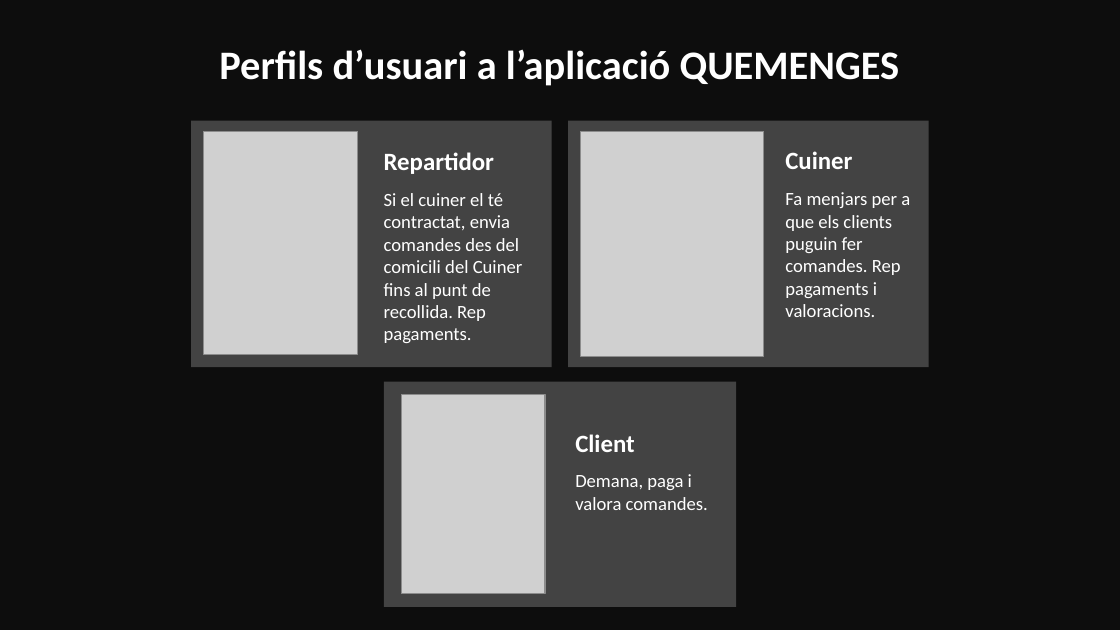
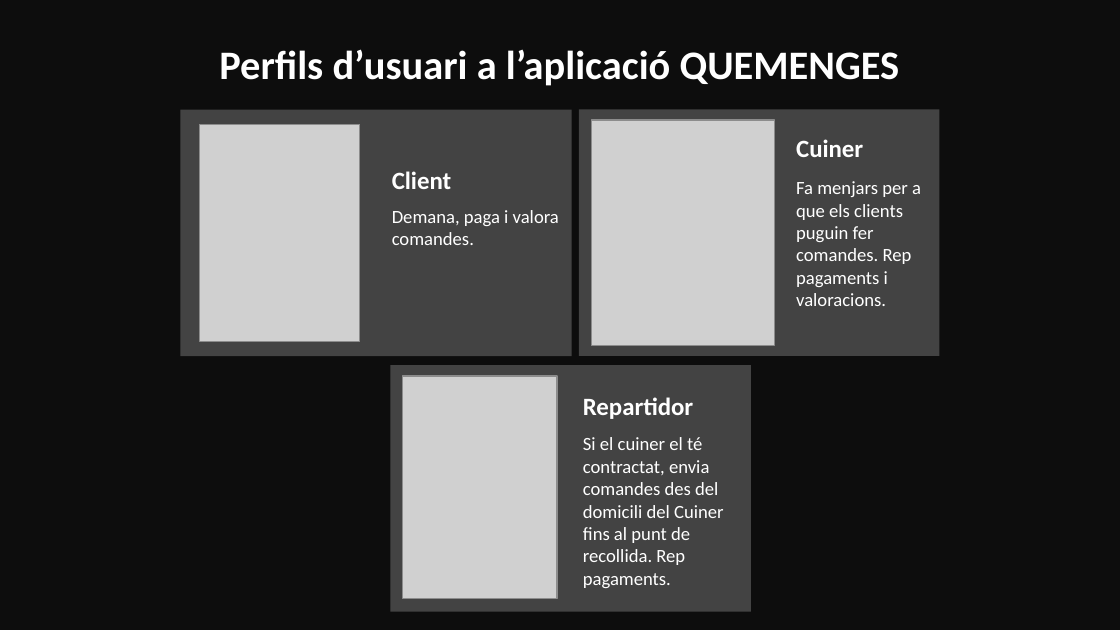
Before and after one commit to marinamceb/ES26UAB-431-05, a slide deck: slide 4 of Documents/Sprint_Reviews/Sprint_Review01.pptx. Drawn at 1120x630 pixels with LibreOffice and Linux fonts; fonts in the diff are those of the drawing; grey boxes stand for pictures. Boxes give left, top, right and bottom in pixels: in the first picture for what was removed or moved away, otherwise in the second. Text is boxed around its words. In the diff, an @@ line names an element or a change of style, - is before the commit and + after.

```diff
--- a/Documents/Sprint_Reviews/Sprint_Review01.pptx
+++ b/Documents/Sprint_Reviews/Sprint_Review01.pptx
@@ rectangle: place and size @@
-rectangle at box(192, 121, 552, 367)
+rectangle at box(180, 110, 571, 356)
@@ 2 subtitles, 1 picture, 1 rectangle: place and size @@
-2 subtitles, 1 picture, 1 rectangle at box(568, 121, 928, 367)
+2 subtitles, 1 picture, 1 rectangle at box(579, 110, 940, 356)
@@ picture: place and size @@
-picture at box(203, 131, 357, 354)
+picture at box(199, 124, 360, 342)
@@ subtitle "Client": place and size @@
-subtitle "Client" at box(575, 434, 634, 452)
+subtitle "Client" at box(392, 171, 451, 189)
@@ subtitle "Demana, paga i valora comandes." rewrapped from box(575, 474, 708, 510) to box(392, 210, 559, 245) @@
@@ rectangle: place and size @@
-rectangle at box(384, 382, 737, 607)
+rectangle at box(391, 365, 752, 612)
@@ picture: place and size @@
-picture at box(401, 395, 544, 595)
+picture at box(402, 376, 557, 599)
@@ subtitle "Repartidor": place and size @@
-subtitle "Repartidor" at box(384, 152, 494, 174)
+subtitle "Repartidor" at box(583, 397, 693, 419)
@@ subtitle at box(583, 437, 724, 588): text changed @@
-Si el cuiner el té contractat, envia comandes des del comicili del Cuiner fins al punt de recollida. Rep pagaments.
+Si el cuiner el té contractat, envia comandes des del domicili del Cuiner fins al punt de recollida. Rep pagaments.
```
Also in this commit, not shown: 1 other slide changed, 2 other files.
